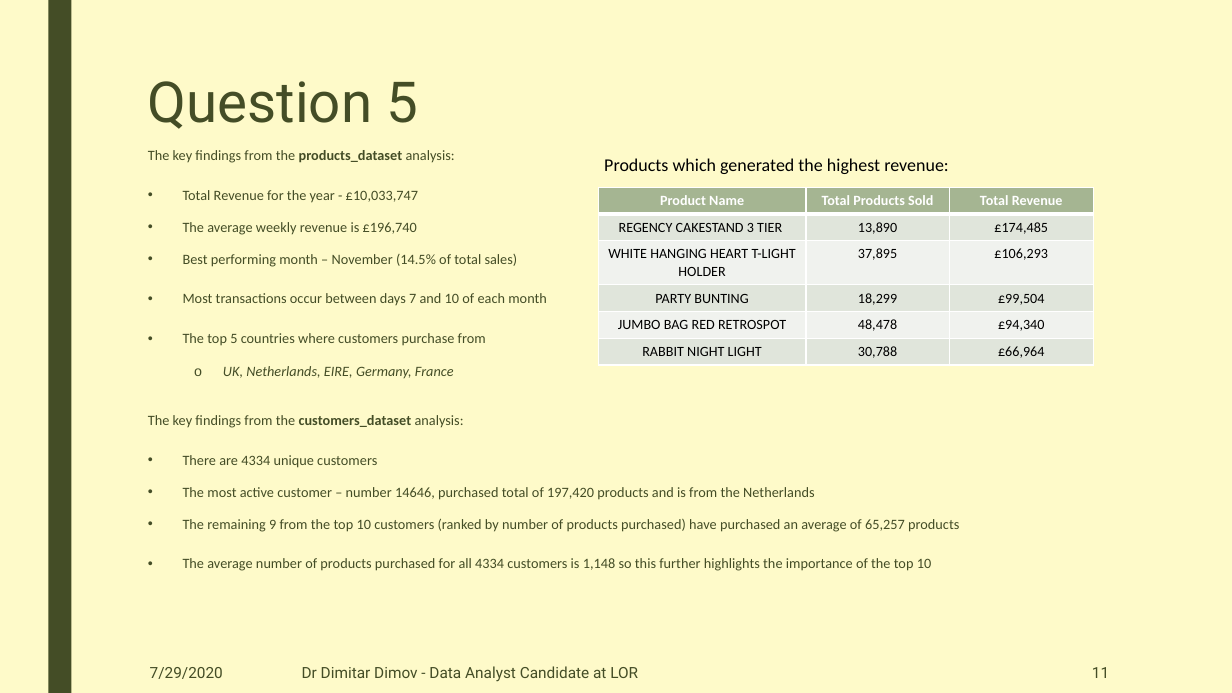
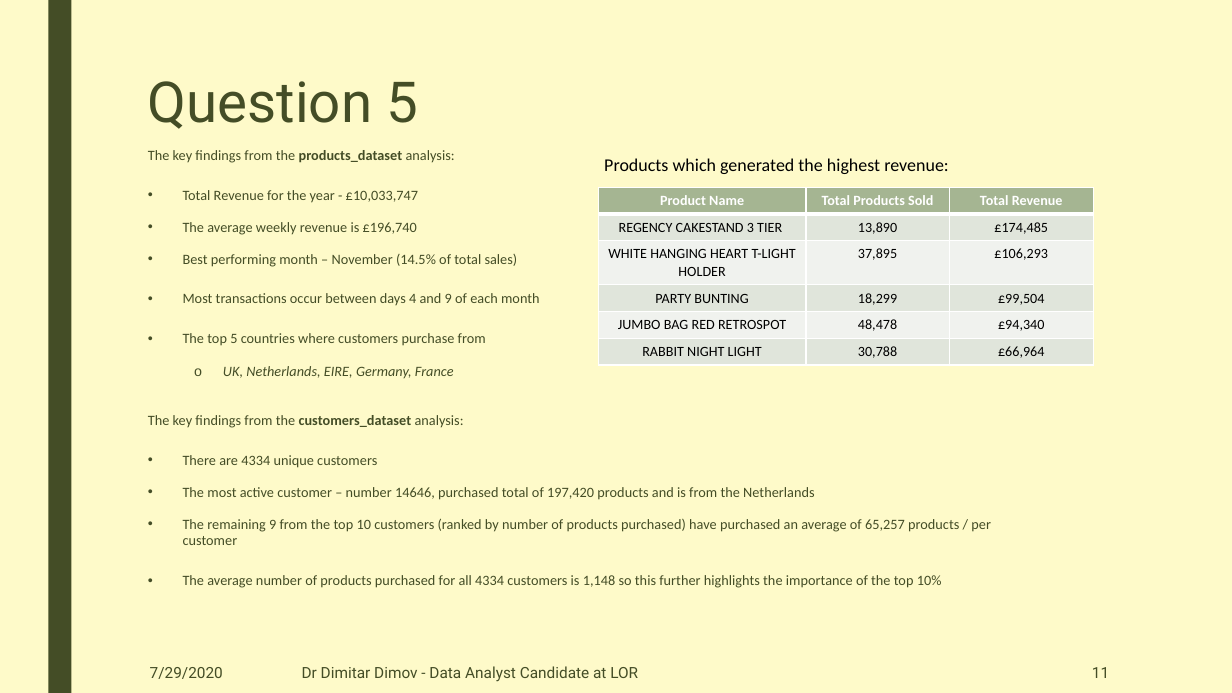
Before and after one commit to DimovDimitar/LOR_Technical_Assessment, a slide deck: slide 11 of DimitarDimovDataAnalystTechAssessmentAnswers.pptx. Drawn at 1232x693 pixels with LibreOffice and Linux fonts; fonts in the diff are those of the drawing. Boxes give left, top, right and bottom in pixels: in the first picture for what was removed or moved away, otherwise in the second. Text is boxed around its words. In the diff, an @@ line names an element or a change of style, - is before the commit and + after.

```diff
--- a/DimitarDimovDataAnalystTechAssessmentAnswers.pptx
+++ b/DimitarDimovDataAnalystTechAssessmentAnswers.pptx
@@ text at box(183, 293, 540, 305): text changed @@
-• Most transactions occur between days 7 and 10 of each month
+• Most transactions occur between days 4 and 9 of each month
@@ text at box(183, 519, 991, 587): text changed @@
-• The remaining 9 from the top 10 customers (ranked by number of products purchased) have purchased an average of 65,257 products
-• The average number of products purchased for all 4334 customers is 1,148 so this further highlights the importance of the top 10
+• The remaining 9 from the top 10 customers (ranked by number of products purchased) have purchased an average of 65,257 products / per customer
+• The average number of products purchased for all 4334 customers is 1,148 so this further highlights the importance of the top 10%
```
Also in this commit, not shown: 7 other slides changed, 4 other files.
